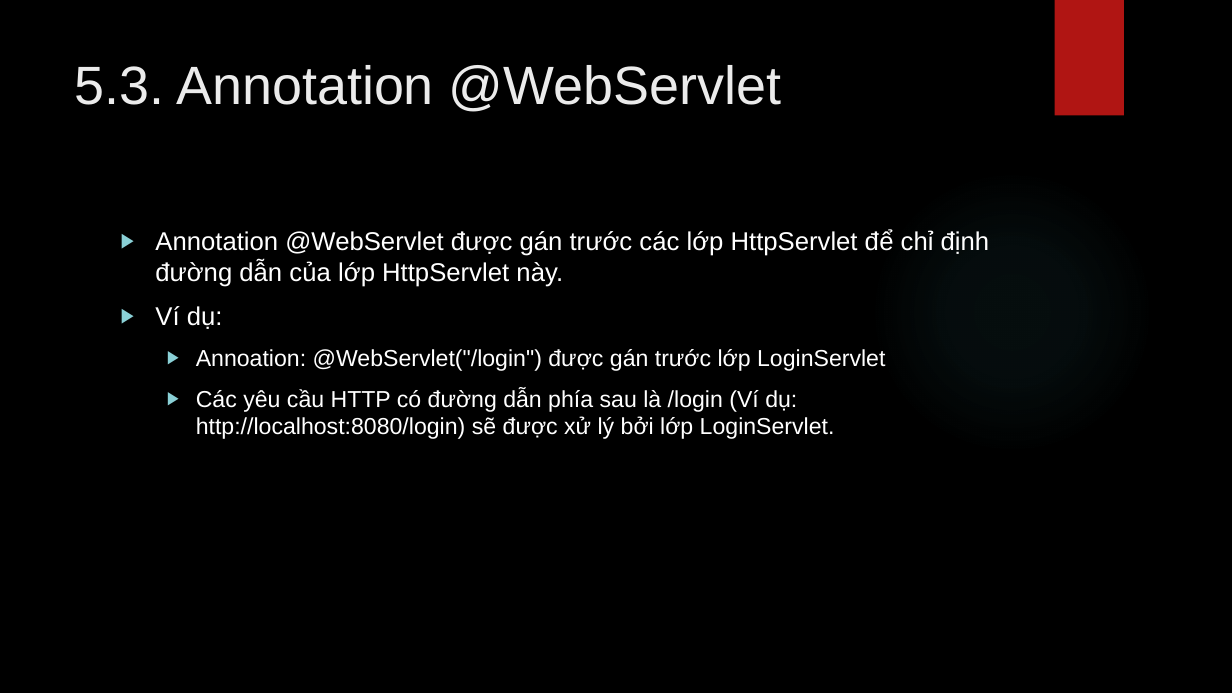
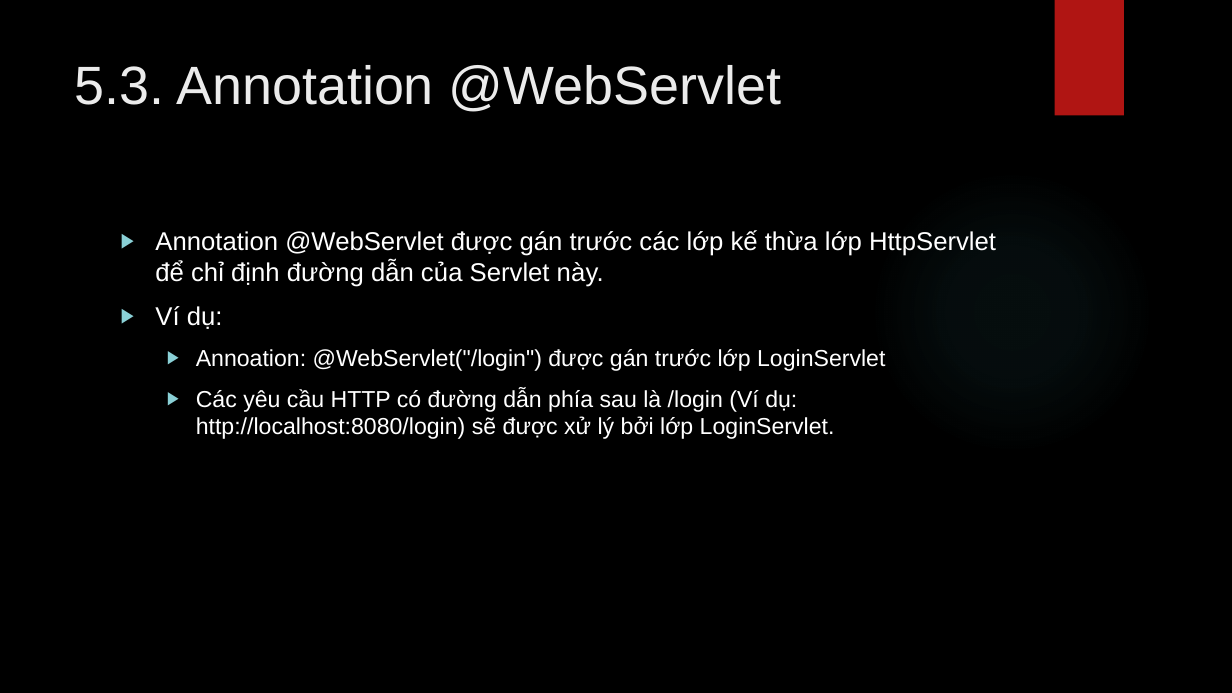
Before and after one commit to lequochai26/GDUTraining_Basic_Java_Web_Development, a slide deck: slide 9 of Slides/Day_7_2.pptx (slide 7 before the commit). Drawn at 1232x693 pixels with LibreOffice and Linux fonts; fonts in the diff are those of the drawing; background and template pictures are left out. Boxes give left, top, right and bottom in pixels: in the first picture for what was removed or moved away, otherwise in the second. Text is boxed around its words. In the diff, an @@ line names an element or a change of style, - is before the commit and + after.

Commit message:
+ Finished slides for Day-7-2.

```diff
--- a/Slides/Day_7_2.pptx
+++ b/Slides/Day_7_2.pptx
@@ text at (155,230,996,287): text changed @@
-▶ Annotation @WebServlet được gán trước các lớp HttpServlet để chỉ định đường dẫn của lớp HttpServlet này.
+▶ Annotation @WebServlet được gán trước các lớp kế thừa lớp HttpServlet để chỉ định đường dẫn của Servlet này.
```
Also in this commit, not shown: 2 other slides changed, 40 slides added, 2 other files.
